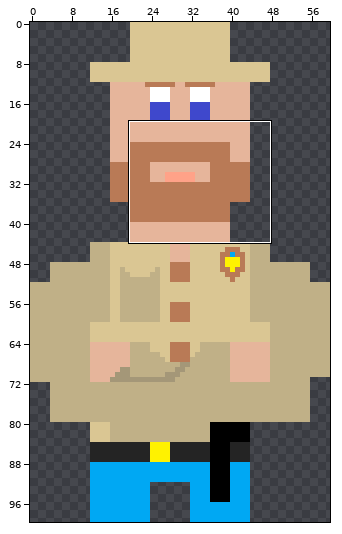
One commit to this sprite sheet: media/char/neutral bert.png. The first picture is a wide view before the edit; the outline marks the close-up.
Close-up. Before the commit:
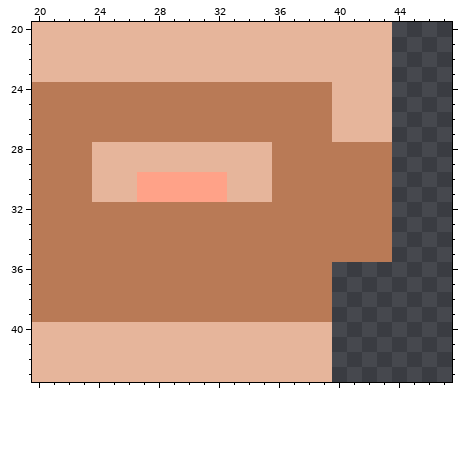
The file is 60x100 pixels. Shown: x 20..47, y 20..43.
The result:
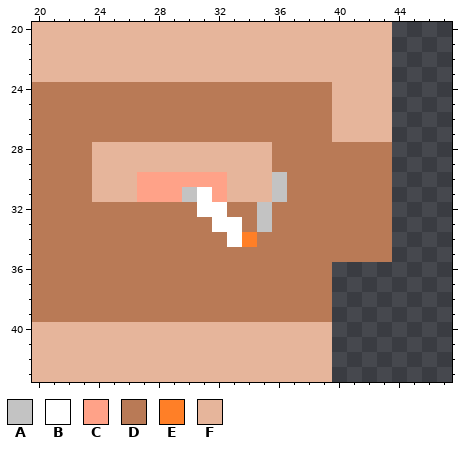
Palette (. is transparent): A #c3c3c3  B #ffffff  C #ffa288  D #b97a56  E #ff7f27  F #e6b59b
Changes in this commit:
The author changed colour C to colour A in row 31 at x 30.
The author changed colour D to colour A in rows 30 to 31 at x 36; in rows 32 to 33 at x 35.
The author changed colour C to colour B in row 31 at x 31.
The author changed colour D to colour B in row 32 at x 31 to 32; in row 33 at x 32 to 33; in row 34 at x 33.
The author changed colour D to colour E in row 34 at x 34.
Where, in picture pixels (left, top, right, bottom), the same in both close-ups:
changed: (182, 172, 287, 247)
